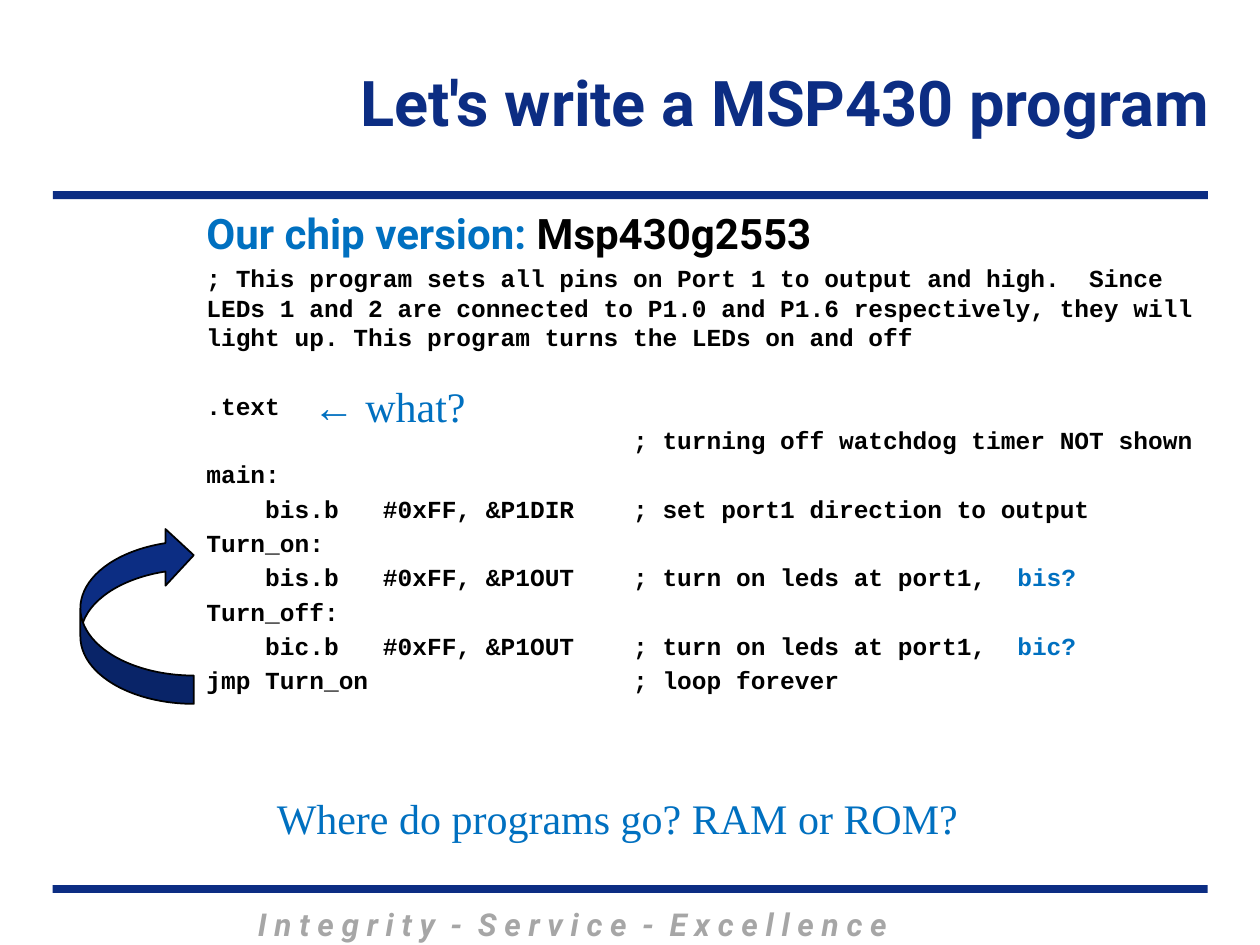
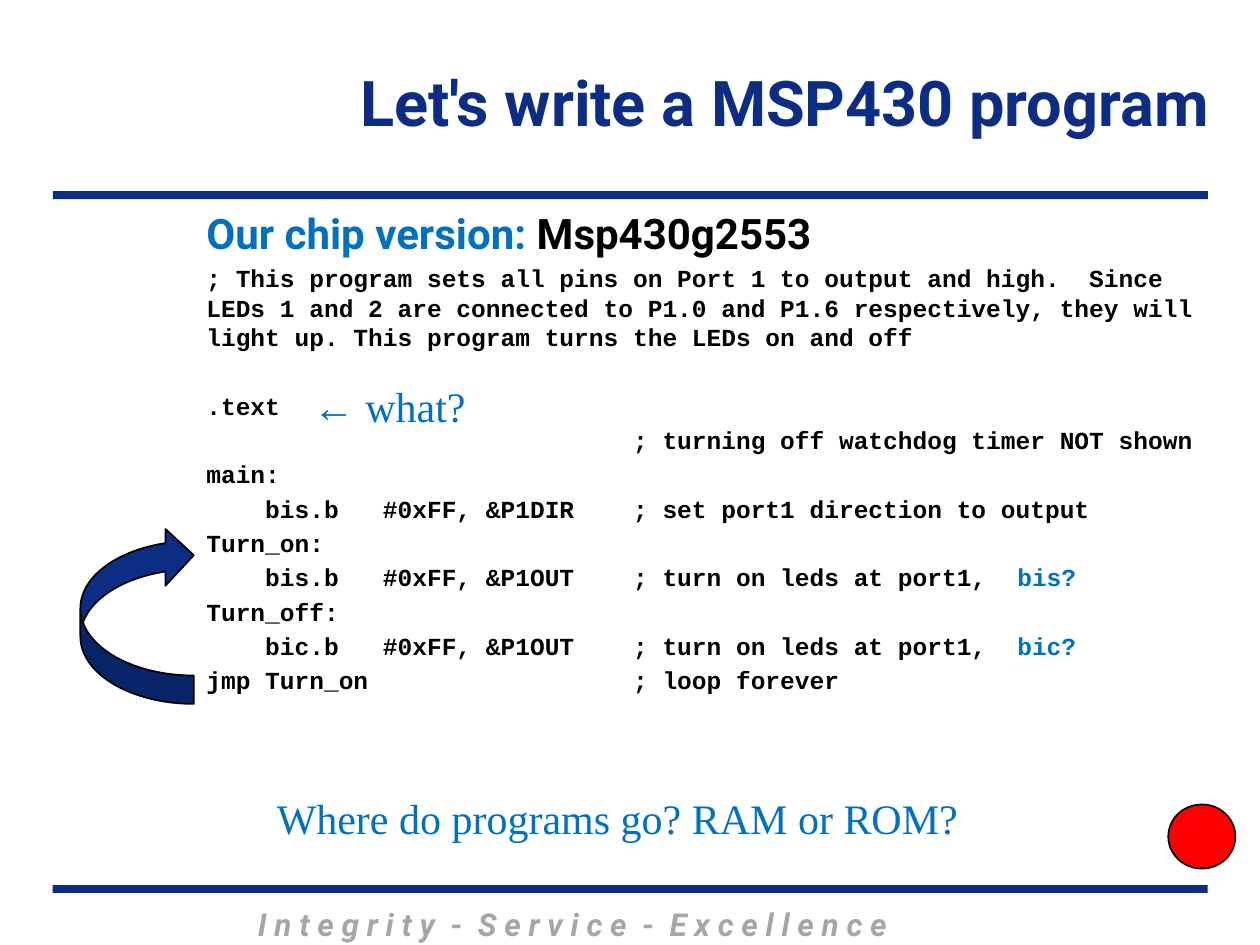
Before and after one commit to MarsUniversity/ECE382, a slide deck: slide 12 of source/lessons/lsn3-4-5/Lsn3-4-5.pptx. Drawn at 1260x945 pixels with LibreOffice and Linux fonts; fonts in the diff are those of the drawing; background and template pictures are left out. Boxes give left, top, right and bottom in pixels: in the first picture for what was removed or moved away, otherwise in the second. Text is boxed around its words. In the diff, an @@ line names an element or a change of style, - is before the commit and + after.

```diff
--- a/source/lessons/lsn3-4-5/Lsn3-4-5.pptx
+++ b/source/lessons/lsn3-4-5/Lsn3-4-5.pptx
@@ ellipse added at box(1168, 804, 1235, 868), fill #FF0000, outline #000000 1 pt @@
```
Also in this commit, not shown: 4 other slides changed, 1 slide added, 9 other files.
